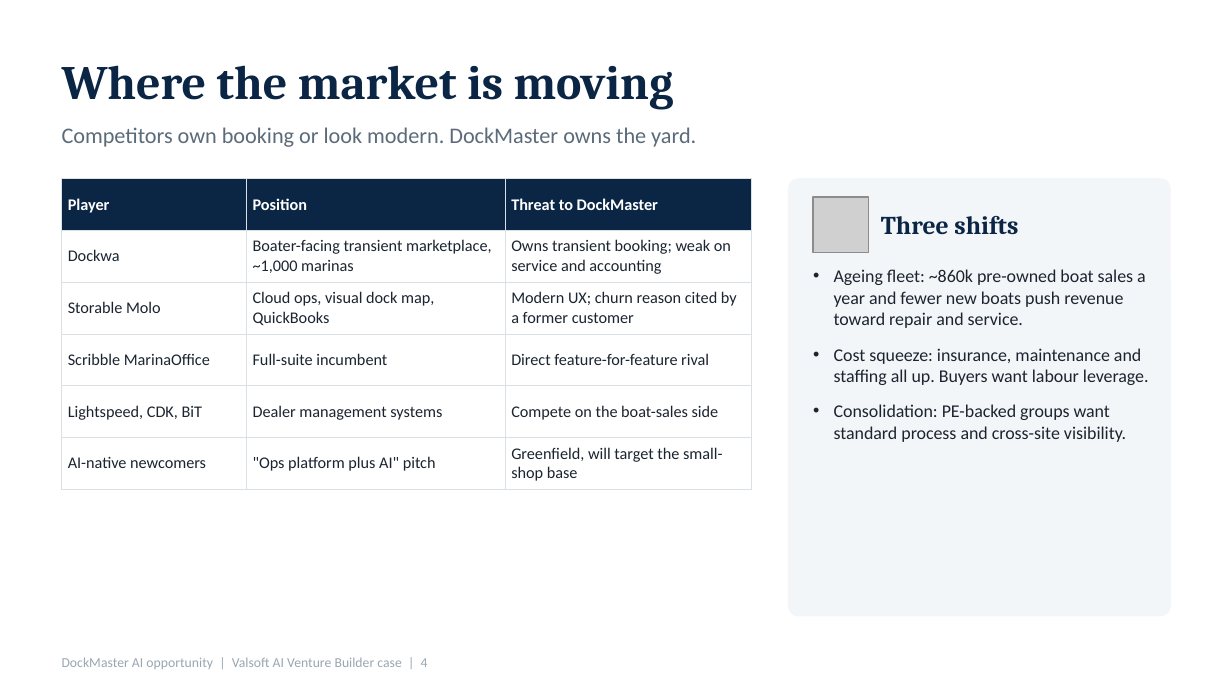
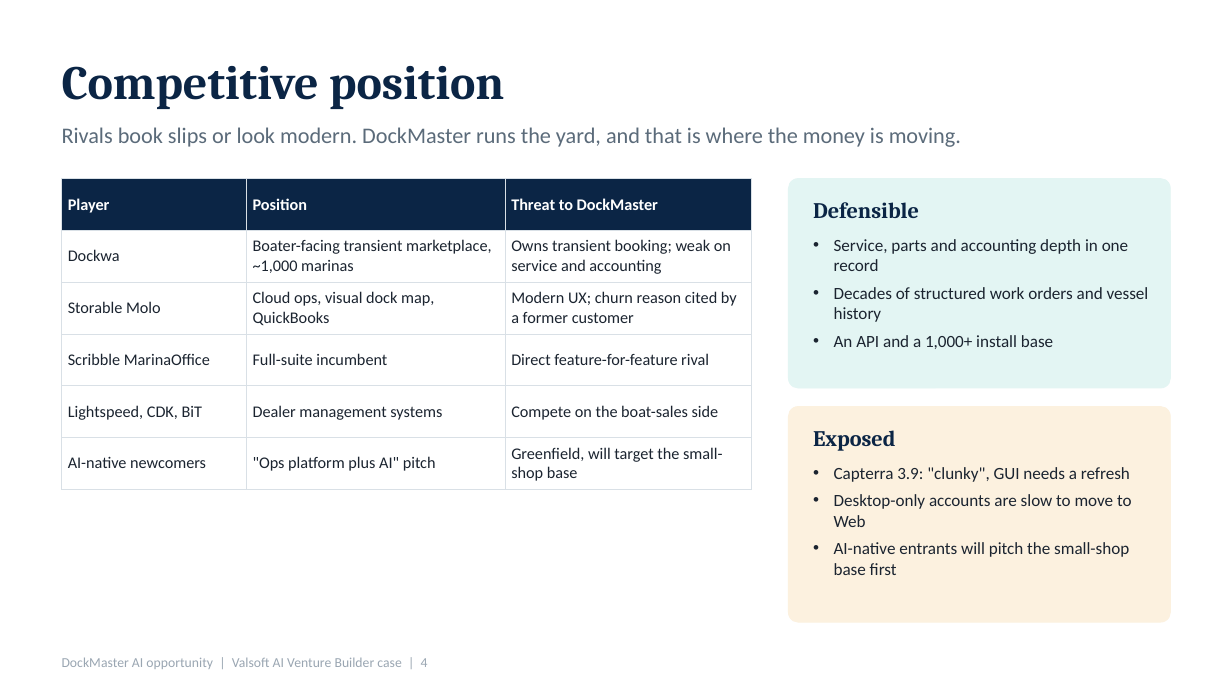
Before and after one commit to scott82anderson/tide, a slide deck: slide 4 of public/docs/DockMaster_AI_Opportunity_Service_Writer.pptx. Drawn at 1232x693 pixels with LibreOffice and Linux fonts; fonts in the diff are those of the drawing; grey boxes stand for pictures. Boxes give left, top, right and bottom in pixels: in the first picture for what was removed or moved away, otherwise in the second. Text is boxed around its words. In the diff, an @@ line names an element or a change of style, - is before the commit and + after.

```diff
--- a/public/docs/DockMaster_AI_Opportunity_Service_Writer.pptx
+++ b/public/docs/DockMaster_AI_Opportunity_Service_Writer.pptx
@@ text at (x1=62, y1=66, x2=504, y2=109): text changed @@
-Where the market is moving
+Competitive position
@@ text at (x1=62, y1=127, x2=961, y2=147): text changed @@
-Competitors own booking or look modern. DockMaster owns the yard.
+Rivals book slips or look modern. DockMaster runs the yard, and that is where the money is moving.
@@ rounded rectangle removed at (x1=788, y1=179, x2=1170, y2=616) @@
@@ rounded rectangle added at (x1=788, y1=179, x2=1170, y2=388), fill #E3F5F3, outline #E3F5F3 0.5 pt @@
@@ picture removed at (x1=813, y1=197, x2=869, y2=253) @@
@@ text added at (x1=813, y1=202, x2=919, y2=218), 13 pt, text #0B2545, bold @@
+Defensible
@@ text added at (x1=834, y1=239, x2=1149, y2=349), 10 pt, text #1B2430 @@
+• Service, parts and accounting depth in one record
+• Decades of structured work orders and vessel history
+• An API and a 1,000+ install base
@@ text removed at (x1=881, y1=216, x2=1018, y2=235) @@
-Three shifts
@@ text removed at (x1=834, y1=348, x2=1149, y2=442) @@
-• Ageing fleet: ~860k pre-owned boat sales a year and fewer new boats push revenue toward repair and service.
-• Cost squeeze: insurance, maintenance and staffing all up. Buyers want labour leverage.
-• Consolidation: PE-backed groups want standard process and cross-site visibility.
@@ rounded rectangle added at (x1=788, y1=407, x2=1170, y2=622), fill #FCF1DF, outline #FCF1DF 0.5 pt @@
@@ text added at (x1=813, y1=430, x2=895, y2=451), 13 pt, text #0B2545, bold @@
+Exposed
@@ text added at (x1=834, y1=467, x2=1132, y2=575), 10 pt, text #1B2430 @@
+• Capterra 3.9: "clunky", GUI needs a refresh
+• Desktop-only accounts are slow to move to Web
+• AI-native entrants will pitch the small-shop base first
```
Also in this commit, not shown: 6 other slides changed, 1 slide added, 1 slide removed.
